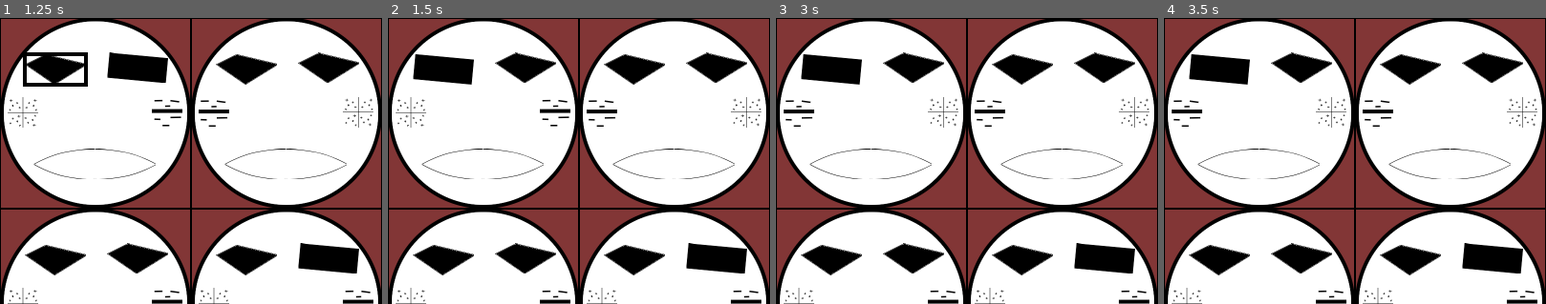
Above: before the commit, frames 1-4 (left to right).
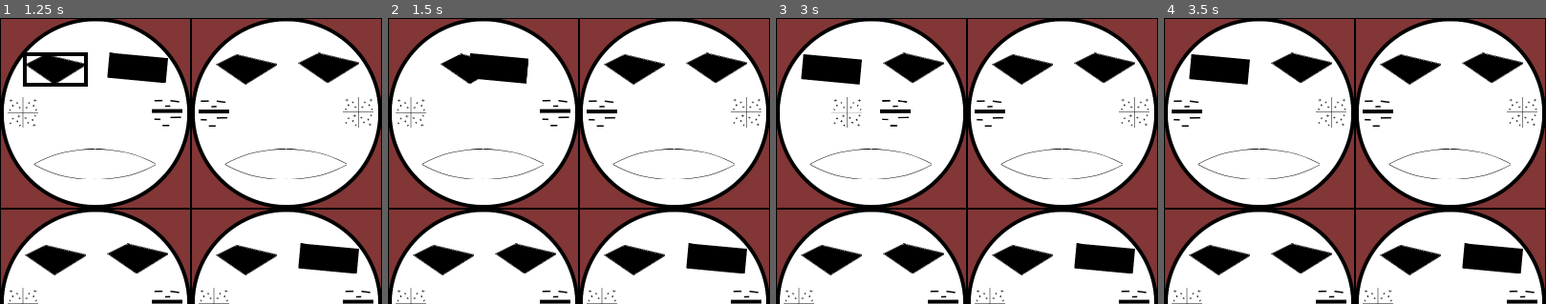
Above: after the commit, the same moments.

Repository: JonathanGeoffroy/maskarade
Game: Godot game, scene res://game.tscn
Same seed, same stepped clock (60 frames per second), same inputs: the game is played once before the commit and once after it.
Inputs (mouse positions are % of the whole screen's width and height, from its top left):
- Up to frame 1 (1.25 s): tap Enter at 0.5 s; move the mouse to (7, 9) at 0.52 s; click (7, 9) at 0.67 s
- Up to frame 2 (1.5 s): tap Space at 1.25 s; move the mouse to (18, 9) at 1.27 s; click (18, 9) at 1.42 s
- Up to frame 3 (3 s): tap Enter at 2 s; move the mouse to (3, 17) at 2.02 s; click (3, 17) at 2.17 s; tap Space at 2.75 s; move the mouse to (22, 17) at 2.77 s; click (22, 17) at 2.92 s
- Up to frame 4 (3.5 s): no input
The pictures show only the part of the screen within x 0-50%, y 0-50%; the shares and areas given below are measured in that part.

Frame 1 is identical in both runs. In frame 2, 2.4% of the frame differs, in the area x 6-44%, y 12-24%; in frame 3, 0.7%; in frame 4, nothing differs.

Commit message:
chore: simple tween for exchanging pieces

Diff:
--- a/game.gd
+++ b/game.gd
@@ -26,20 +26,37 @@
 	selected_piece = null
 
 
-func exchange_pieces(first: Piece, second: Piece):
-	var first_parent := first.get_parent()
-	var second_parent := second.get_parent()
+func exchange_pieces(first: Piece, second: Piece, duration := 0.2):
+	first.z_index = 10
+	second.z_index = 10
 
-	var first_local := first.position
-	var second_local := second.position
+	var parent_first := first.get_parent()
+	var parent_second := second.get_parent()
 
-	first_parent.remove_child(first)
-	second_parent.remove_child(second)
+	var local_first := first.position
+	var local_second := second.position
 
-	first_parent.add_child(second)
-	second_parent.add_child(first)
+	var global_first := first.global_position
+	var global_second := second.global_position
 
-	second.position = first_local
-	first.position = second_local
+	parent_first.remove_child(first)
+	parent_second.remove_child(second)
+	parent_first.add_child(second)
+	parent_second.add_child(first)
+
+	first.global_position = global_first
+	second.global_position = global_second
+
+	var target_first: Vector2 = parent_second.to_global(local_second)
+	var target_second: Vector2 = parent_first.to_global(local_first)
+
+	var tween := create_tween()
+	tween.tween_property(first, "global_position", target_first, duration)
+	tween.parallel().tween_property(second, "global_position", target_second, duration)
+	tween.finished.connect(
+		func():
+			first.z_index = 0
+			second.z_index = 0
+	)
 
 	deselect()
--- a/mask.gd
+++ b/mask.gd
@@ -4,10 +4,3 @@
 signal mask_selected(mask: Mask)
 
 static var SIZE := 400.0
-
-
-func set_piece(current: Piece, next: Piece) -> void:
-	for child in get_children():
-		print("child ", child)
-		if child == current:
-			child.replace_by(next)
